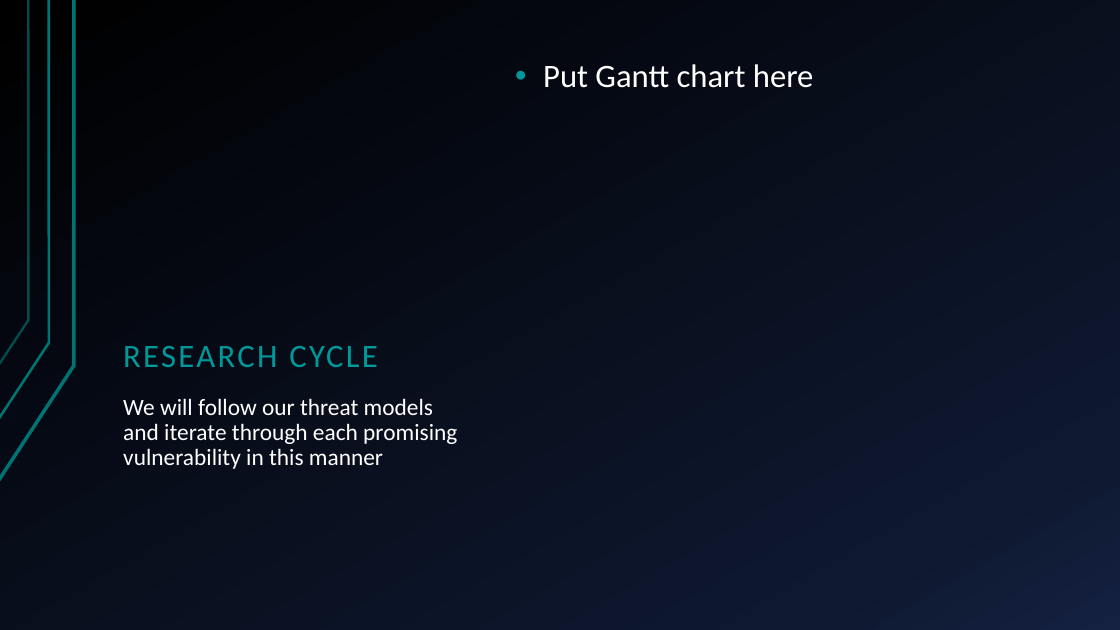
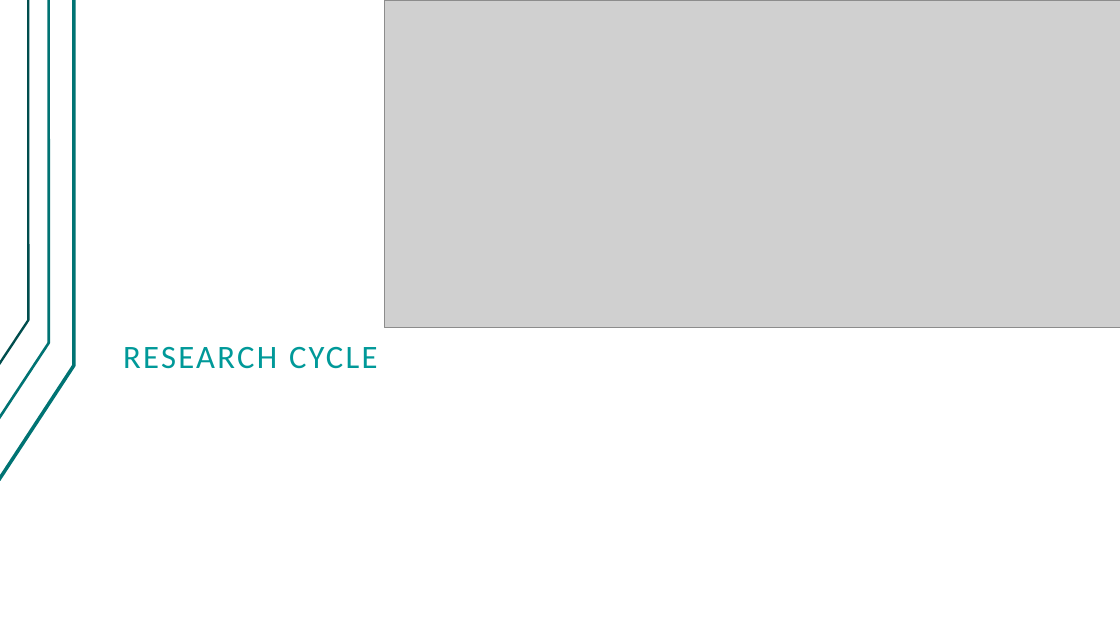
Before and after one commit to giacoppd/Security-For-Robotics, a slide deck: slide 8 of docs/progress_report/progress_report.pptx. Drawn at 1120x630 pixels with LibreOffice and Linux fonts; fonts in the diff are those of the drawing; grey boxes stand for pictures. Boxes give left, top, right and bottom in pixels: in the first picture for what was removed or moved away, otherwise in the second. Text is boxed around its words. In the diff, an @@ line names an element or a change of style, - is before the commit and + after.

```diff
--- a/docs/progress_report/progress_report.pptx
+++ b/docs/progress_report/progress_report.pptx
@@ background gradient #000000 to #0F1931 to #142242 to #FFFFFF @@
@@ freeform shape at box(0, 0, 74, 480): outline redrawn @@
@@ freeform shape at box(0, 0, 49, 419): outline #007373 2.25 pt to #007373 2.24 pt @@
@@ freeform shape at box(0, 0, 29, 365): outline #007373 2 pt to #004D4D 2 pt @@
@@ picture added at box(385, 0, 1120, 328) @@
@@ text removed at box(543, 64, 814, 88) @@
-• Put Gantt chart here
@@ text "RESEARCH CYCLE" at box(123, 346, 377, 369): line spacing 0.9 to 1 @@
@@ text removed at box(123, 398, 457, 469) @@
-We will follow our threat models and iterate through each promising vulnerability in this manner
```
Also in this commit, not shown: 13 other slides changed, 7 slides added, 1 slide removed.
